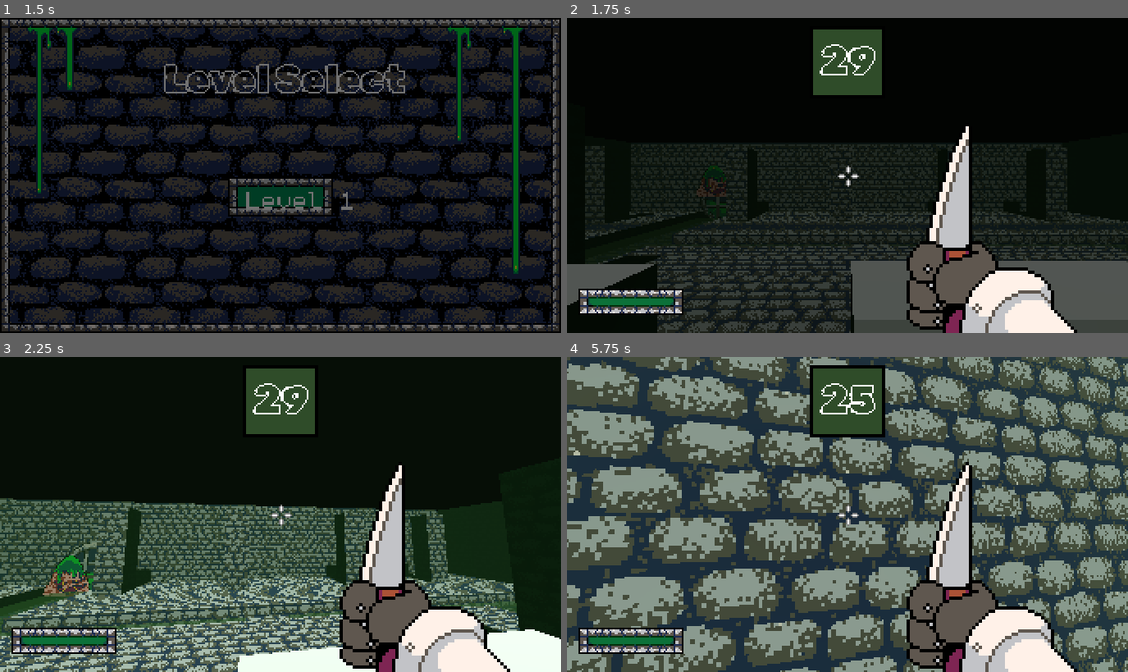
Above: before the commit, frames 1-4 (two rows, left to right).
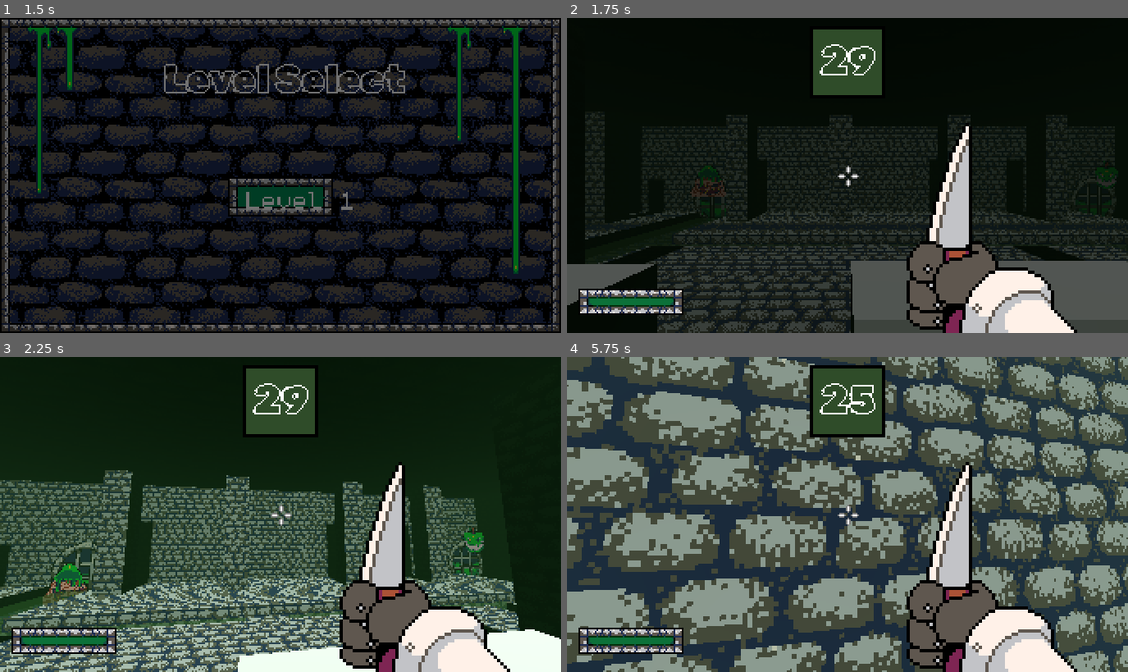
Above: after the commit, the same moments.

Repository: svilinskis1/magic-maker-game
Game: Godot game, scene res://scenes/title.tscn
Two runs of this game, one before a commit and one after it. Both use one fixed random seed, a clock stepped at 60 frames per second and the inputs below.
Inputs (mouse positions are in pixels of both pictures, inside the frame that each line leads up to):
- Up to frame 1 (1.5 s): click "Play" at 0.5 s; click "Level 1" at 1.25 s
- Up to frame 2 (1.75 s): no input
- Up to frame 3 (2.25 s): tap Enter (ui_accept) at 2 s; move the mouse to (308, 514) at 2.02 s; hold W (forward) from 2.03 s (still down); click (308, 514) at 2.1 s
- Up to frame 4 (5.75 s): keep holding W (forward); tap Space (jump) at 2.27, 3.02, 4.52, 5.27 s; move the mouse to (819, 514) at 2.77 s; click (819, 514) at 2.85 s; move the mouse to (858, 508) at 3.52 s; click (858, 508) at 3.6 s; tap Enter (ui_accept) at 4.25 s; move the mouse to (841, 520) at 4.27 s; click (841, 520) at 4.35 s; move the mouse to (886, 517) at 5.02 s; click (886, 517) at 5.1 s

Frame 1 is identical in both runs. In frame 2, 2.6% of the frame differs, in the area x 3-100%, y 29-78%; in frame 3, 14%; in frame 4, 58%, in the area x 0-100%, y 0-100%.

Commit message:
redid level

Diff:
--- a/scenes/level1.tscn
+++ b/scenes/level1.tscn
@@ -32,8 +32,16 @@
 
 [node name="Environment" type="Node3D" parent="."]
 
-[node name="LevelPlane" parent="Environment" instance=ExtResource("8_n16yl")]
-transform = Transform3D(10, 0, 0, 0, 1, 0, 0, 0, 10, 0, 0.553348, 0)
+[node name="Ceiling" parent="Environment" instance=ExtResource("8_n16yl")]
+transform = Transform3D(-15, 8.74228e-08, 0, -1.31134e-06, -1, 0, 0, 0, 15, 5.226, 4.67493, 5.003)
+skeleton = NodePath("../..")
+
+[node name="Ground" parent="Environment" instance=ExtResource("8_n16yl")]
+transform = Transform3D(15, 0, 0, 0, 1, 0, 0, 0, 15, 5.00172, 0.553347, 5.18375)
+skeleton = NodePath("../..")
+
+[node name="Water" parent="Environment" instance=ExtResource("9_aeb3c")]
+transform = Transform3D(30, 0, 0, 0, 1, 0, 0, 0, 30, 3.80302, 0.775959, 5.32129)
 skeleton = NodePath("../..")
 
 [node name="KitchenFloor" parent="Environment" instance=ExtResource("8_n16yl")]
@@ -56,40 +64,248 @@
 skeleton = NodePath("../LevelCube3")
 surface_material_override/0 = SubResource("StandardMaterial3D_ll377")
 
+[node name="Floor1" parent="Environment" instance=ExtResource("9_towi5")]
+transform = Transform3D(3.532, 0, 0, 0, -1, 3.2405e-06, 0, -1.50996e-07, -21.4608, -8.18433, 0.536802, -0.104583)
+skeleton = NodePath("../..")
+
+[node name="Floor2" parent="Environment" instance=ExtResource("9_towi5")]
+transform = Transform3D(14.5863, 0, 0, 0, -1, 3.55508e-07, 0, -8.74228e-08, -4.06654, 2.62056, 0.536801, -7.89363)
+skeleton = NodePath("../..")
+
+[node name="Floor3" parent="Environment" instance=ExtResource("9_towi5")]
+transform = Transform3D(10.2484, 0, 0, 0, -1, 7.61975e-07, 0, -8.74228e-08, -8.71596, 0.698924, 0.536801, -0.596571)
+skeleton = NodePath("../..")
+
+[node name="Floor4" parent="Environment" instance=ExtResource("9_towi5")]
+transform = Transform3D(3.41403, 0, 0, 0, -1, 1.27082e-06, 0, -8.74228e-08, -14.5365, 8.2388, 0.536801, 2.19402)
+skeleton = NodePath("../..")
+
+[node name="Floor5" parent="Environment" instance=ExtResource("9_towi5")]
+transform = Transform3D(11.2212, 0, 0, 0, -1, 4.76489e-07, 0, -8.74228e-08, -5.4504, 0.898505, 0.536801, 7.17309)
+skeleton = NodePath("../..")
+
+[node name="Floor6" parent="Environment" instance=ExtResource("9_towi5")]
+transform = Transform3D(2.68222, 0, 0, 0, -1, 4.78933e-06, 0, -1.50996e-07, -31.7183, 17.391, 0.53, 3.913)
+skeleton = NodePath("../..")
+
+[node name="Floor7" parent="Environment" instance=ExtResource("9_towi5")]
+transform = Transform3D(16.512, 0, 0, 0, -1.00316, 3.58891e-07, 0, -8.76987e-08, -4.10523, 3.792, 0.53, 17.122)
+skeleton = NodePath("../..")
+
+[node name="Floor8" parent="Environment" instance=ExtResource("9_towi5")]
+transform = Transform3D(2.86361, 0, 0, 0, -1, 4.77786e-06, 0, -1.50996e-07, -31.6423, 12.888, 0.53, 3.301)
+skeleton = NodePath("../..")
+
+[node name="Floor9" parent="Environment" instance=ExtResource("9_towi5")]
+transform = Transform3D(2.65816, 0, 0, 0, -1, 8.10435e-07, 0, -8.74228e-08, -9.27029, -7.76303, 0.53, 14.501)
+skeleton = NodePath("../..")
+
+[node name="Floor10" parent="Environment" instance=ExtResource("9_towi5")]
+transform = Transform3D(14.7136, 0, 0, 0, -1, 2.85146e-07, 0, -8.74228e-08, -3.26169, 2.65847, 0.53, 11.427)
+skeleton = NodePath("../..")
+
+[node name="Bridge1" parent="Environment" instance=ExtResource("9_towi5")]
+transform = Transform3D(1, 0, 0, 0, -0.5, 4.04518e-07, 0, -7.54979e-08, -2.679, 0.612127, 0.536801, 3.20564)
+skeleton = NodePath("../..")
+
+[node name="Bridge2" parent="Environment" instance=ExtResource("9_towi5")]
+transform = Transform3D(2.043, 0, 0, 0, -0.5, 1.50996e-07, 0, -7.54979e-08, -1, -5.52159, 0.536801, -0.779003)
+skeleton = NodePath("../..")
+
+[node name="Bridge3" parent="Environment" instance=ExtResource("9_towi5")]
+transform = Transform3D(2.078, 0, 0, 0, -0.5, 1.50996e-07, 0, -7.54979e-08, -1, 5.61873, 0.536801, -0.744639)
+skeleton = NodePath("../..")
+
+[node name="Bridge4" parent="Environment" instance=ExtResource("9_towi5")]
+transform = Transform3D(1, 0, 0, 0, -0.5, 4.11384e-07, 0, -7.54979e-08, -2.72448, 0.599024, 0.536801, -4.55502)
+skeleton = NodePath("../..")
+
+[node name="LevelCube37" parent="Environment" instance=ExtResource("9_towi5")]
+transform = Transform3D(1.821, 0, 0, 0, -0.5, 1.50996e-07, 0, -7.54979e-08, -1, 10.6645, 0.590147, 2.1181)
+skeleton = NodePath("../..")
+
+[node name="LevelCube42" parent="Environment" instance=ExtResource("9_towi5")]
+transform = Transform3D(1, 0, 0, 0, -0.5, 4.00856e-07, 0, -7.54979e-08, -2.65475, 3.21042, 0.590148, 13.8446)
+skeleton = NodePath("../..")
+
+[node name="LevelCube43" parent="Environment" instance=ExtResource("9_towi5")]
+transform = Transform3D(2.14816, 0, 0, 0, -0.5, 1.50996e-07, 0, -7.54979e-08, -1, 15.0339, 0.590147, -2.51066)
+skeleton = NodePath("../..")
+
+[node name="LevelCube44" parent="Environment" instance=ExtResource("9_towi5")]
+transform = Transform3D(2.11435, 0, 0, 0, -0.5, 1.50996e-07, 0, -7.54979e-08, -1, 15.0815, 0.590147, 10.1948)
+skeleton = NodePath("../..")
+
+[node name="Wall1" parent="Environment" instance=ExtResource("9_towi5")]
+transform = Transform3D(0.5, 0, 0, 0, -4, 4.52987e-06, 0, -6.03983e-07, -30, -9.082, 3, 5.144)
+skeleton = NodePath("../..")
+
+[node name="Wall2" parent="Environment" instance=ExtResource("9_towi5")]
+transform = Transform3D(0.5, 0, 0, 0, -4, 4.52987e-06, 0, -6.03983e-07, -30, 18.866, 3, 5.009)
+skeleton = NodePath("../..")
+
+[node name="Wall3" parent="Environment" instance=ExtResource("9_towi5")]
+transform = Transform3D(30, 0, 0, 0, -4, 7.54979e-08, 0, -6.03983e-07, -0.5, 4.454, 3, -9.451)
+skeleton = NodePath("../..")
+
+[node name="Wall4" parent="Environment" instance=ExtResource("9_towi5")]
+transform = Transform3D(30, 0, 0, 0, -4, 7.54979e-08, 0, -6.03983e-07, -0.5, 4.837, 3, 19.368)
+skeleton = NodePath("../..")
+
+[node name="LevelCube34" parent="Environment" instance=ExtResource("9_towi5")]
+transform = Transform3D(2.26183e-08, -2.64009e-14, 5, -7.81321e-08, -4, 8.38345e-21, 0.517445, -6.03983e-07, -2.18557e-07, 8.93646, 3, 9.601)
+skeleton = NodePath("../..")
+
+[node name="LevelCube35" parent="Environment" instance=ExtResource("9_towi5")]
+transform = Transform3D(0.5, 0, 0, 0, -4, 1.50996e-06, 0, -6.03983e-07, -10, 11.6888, 3, -4.229)
+skeleton = NodePath("../..")
+
+[node name="LevelCube36" parent="Environment" instance=ExtResource("9_towi5")]
+transform = Transform3D(0.5, 0, 0, 0, -4, 1.92912e-06, 0, -6.03983e-07, -12.776, 11.689, 3, 9.946)
+skeleton = NodePath("../..")
+
+[node name="LevelCube38" parent="Environment" instance=ExtResource("9_towi5")]
+transform = Transform3D(-3.77489e-08, 3.49691e-07, -11.3295, -4.37114e-08, -4, -9.90456e-07, -0.5, 3.49691e-07, 8.55353e-07, -1.47014, 3, 9.601)
+skeleton = NodePath("../..")
+
+[node name="LevelCube41" parent="Environment" instance=ExtResource("9_towi5")]
+transform = Transform3D(0.5, 0, 0, 0, -4, 2.38271e-07, 0, -6.03983e-07, -1.578, 11.689, 3, 18.585)
+skeleton = NodePath("../..")
+
+[node name="Pillar1" parent="Environment" instance=ExtResource("9_towi5")]
+transform = Transform3D(0.75, 0, 0, 0, -4, 1.13247e-07, 0, -6.03983e-07, -0.75, 4.01363, 3.0368, -2.64962)
+skeleton = NodePath("../..")
+
+[node name="Pillar2" parent="Environment" instance=ExtResource("9_towi5")]
+transform = Transform3D(0.75, 0, 0, 0, -4, 1.13247e-07, 0, -6.03983e-07, -0.75, 4.08206, 3.0368, 1.29127)
+skeleton = NodePath("../..")
+
+[node name="Pillar3" parent="Environment" instance=ExtResource("9_towi5")]
+transform = Transform3D(0.75, 0, 0, 0, -4, 1.13247e-07, 0, -6.03983e-07, -0.75, -3.79533, 3.0368, -7.82868)
+skeleton = NodePath("../..")
+
+[node name="Pillar4" parent="Environment" instance=ExtResource("9_towi5")]
+transform = Transform3D(0.75, 0, 0, 0, -4, 1.13247e-07, 0, -6.03983e-07, -0.75, -3.356, 3.037, 7)
+skeleton = NodePath("../..")
+
+[node name="Pillar5" parent="Environment" instance=ExtResource("9_towi5")]
+transform = Transform3D(0.75, 0, 0, 0, -4, 1.13247e-07, 0, -6.03983e-07, -0.75, 7.81732, 3.0368, -2.2976)
+skeleton = NodePath("../..")
+
+[node name="Pillar6" parent="Environment" instance=ExtResource("9_towi5")]
+transform = Transform3D(0.75, 0, 0, 0, -4, 1.13247e-07, 0, -6.03983e-07, -0.75, -3.96449, 3.0368, -2.84086)
+skeleton = NodePath("../..")
+
+[node name="Pillar7" parent="Environment" instance=ExtResource("9_towi5")]
+transform = Transform3D(0.75, 0, 0, 0, -4, 1.13247e-07, 0, -6.03983e-07, -0.75, -4.1012, 2.59015, 1.37757)
+skeleton = NodePath("../..")
+
+[node name="Pillar8" parent="Environment" instance=ExtResource("9_towi5")]
+transform = Transform3D(0.75, 0, 0, 0, -4, 1.13247e-07, 0, -6.03983e-07, -0.75, 1.122, 3.037, 7)
+skeleton = NodePath("../..")
+
+[node name="Pillar9" parent="Environment" instance=ExtResource("9_towi5")]
+transform = Transform3D(0.75, 0, 0, 0, -4, 1.13247e-07, 0, -6.03983e-07, -0.75, -8.00855, 3.0368, 6.89472)
+skeleton = NodePath("../..")
+
+[node name="Pillar10" parent="Environment" instance=ExtResource("9_towi5")]
+transform = Transform3D(0.75, 0, 0, 0, -4, 1.13247e-07, 0, -6.03983e-07, -0.75, -8.07771, 3.0368, -2.47589)
+skeleton = NodePath("../..")
+
+[node name="Pillar11" parent="Environment" instance=ExtResource("9_towi5")]
+transform = Transform3D(0.75, 0, 0, 0, -4, 1.13247e-07, 0, -6.03983e-07, -0.75, -8.02608, 3.0368, 2.97747)
+skeleton = NodePath("../..")
+
+[node name="Pillar12" parent="Environment" instance=ExtResource("9_towi5")]
+transform = Transform3D(0.75, 0, 0, 0, -4, 1.13247e-07, 0, -6.03983e-07, -0.75, 7.17401, 3.0368, -7.82517)
+skeleton = NodePath("../..")
+
+[node name="Pillar13" parent="Environment" instance=ExtResource("9_towi5")]
+transform = Transform3D(0.75, 0, 0, 0, -4, 1.13247e-07, 0, -6.03983e-07, -0.75, -8.20273, 3.0368, -7.40851)
+skeleton = NodePath("../..")
+
+[node name="Pillar14" parent="Environment" instance=ExtResource("9_towi5")]
+transform = Transform3D(0.75, 0, 0, 0, -4, 1.13247e-07, 0, -6.03983e-07, -0.75, -0.226864, 3.0368, -7.81754)
+skeleton = NodePath("../..")
+
+[node name="Pillar15" parent="Environment" instance=ExtResource("9_towi5")]
+transform = Transform3D(0.75, 0, 0, 0, -4, 1.13247e-07, 0, -6.03983e-07, -0.75, 3.8416, 3.0368, -7.85123)
+skeleton = NodePath("../..")
+
+[node name="Pillar16" parent="Environment" instance=ExtResource("9_towi5")]
+transform = Transform3D(0.75, 0, 0, 0, -4, 1.13247e-07, 0, -6.03983e-07, -0.75, 5.973, 3.037, 7)
+skeleton = NodePath("../..")
+
+[node name="Pillar17" parent="Environment" instance=ExtResource("9_towi5")]
+transform = Transform3D(0.75, 0, 0, 0, -4, 1.13247e-07, 0, -6.03983e-07, -0.75, 7.96546, 3.0368, 1.97278)
+skeleton = NodePath("../..")
+
 [node name="LevelCube" parent="Environment" instance=ExtResource("9_towi5")]
-transform = Transform3D(3.532, 0, 0, 0, -1, 3.01992e-06, 0, -1.50996e-07, -20, -8.18433, 0.536802, -0.104583)
+transform = Transform3D(0.75, 0, 0, 0, -4, 1.13247e-07, 0, -6.03983e-07, -0.75, 7.71, 3.09015, 11.4)
 skeleton = NodePath("../..")
 
 [node name="LevelCube2" parent="Environment" instance=ExtResource("9_towi5")]
-transform = Transform3D(14.5863, 0, 0, 0, -1, 3.55508e-07, 0, -8.74228e-08, -4.06654, 2.62056, 0.536801, -7.89363)
+transform = Transform3D(0.75, 0, 0, 0, -4, 1.13247e-07, 0, -6.03983e-07, -0.75, -2.479, 3.09, 11.4)
 skeleton = NodePath("../..")
 
 [node name="LevelCube3" parent="Environment" instance=ExtResource("9_towi5")]
-transform = Transform3D(10.2484, 0, 0, 0, -1, 7.61975e-07, 0, -8.74228e-08, -8.71596, 0.698924, 0.536801, -0.596571)
+transform = Transform3D(0.75, 0, 0, 0, -4, 1.13247e-07, 0, -6.03983e-07, -0.75, 3.28833, 3.09015, 11.4)
 skeleton = NodePath("../..")
 
 [node name="LevelCube4" parent="Environment" instance=ExtResource("9_towi5")]
-transform = Transform3D(3.41403, 0, 0, 0, -1, 1.21284e-06, 0, -8.74228e-08, -13.8733, 8.2388, 0.536801, 3.04606)
+transform = Transform3D(0.75, 0, 0, 0, -4, 1.13247e-07, 0, -6.03983e-07, -0.75, -2.231, 3.09, 17.2)
 skeleton = NodePath("../..")
 
 [node name="LevelCube5" parent="Environment" instance=ExtResource("9_towi5")]
-transform = Transform3D(11.2212, 0, 0, 0, -1, 4.76489e-07, 0, -8.74228e-08, -5.4504, 0.898505, 0.536801, 7.17309)
+transform = Transform3D(0.75, 0, 0, 0, -4, 1.13247e-07, 0, -6.03983e-07, -0.75, 1.215, 3.09015, 17.2)
 skeleton = NodePath("../..")
 
 [node name="LevelCube6" parent="Environment" instance=ExtResource("9_towi5")]
-transform = Transform3D(1, 0, 0, 0, -0.5, 4.04518e-07, 0, -7.54979e-08, -2.679, 0.612127, 0.536801, 3.20564)
+transform = Transform3D(0.75, 0, 0, 0, -4, 1.13247e-07, 0, -6.03983e-07, -0.75, 5.08178, 3.09, 17.2)
 skeleton = NodePath("../..")
 
 [node name="LevelCube7" parent="Environment" instance=ExtResource("9_towi5")]
-transform = Transform3D(2.043, 0, 0, 0, -0.5, 1.50996e-07, 0, -7.54979e-08, -1, -5.52159, 0.536801, -0.779003)
+transform = Transform3D(0.75, 0, 0, 0, -4, 1.13247e-07, 0, -6.03983e-07, -0.75, 9.182, 3.09, 17.2)
 skeleton = NodePath("../..")
 
 [node name="LevelCube8" parent="Environment" instance=ExtResource("9_towi5")]
-transform = Transform3D(2.078, 0, 0, 0, -0.5, 1.50996e-07, 0, -7.54979e-08, -1, 5.61873, 0.536801, -0.744639)
+transform = Transform3D(0.75, 0, 0, 0, -4, 1.13247e-07, 0, -6.03983e-07, -0.75, -7.6, 3.09015, 17.363)
 skeleton = NodePath("../..")
 
 [node name="LevelCube9" parent="Environment" instance=ExtResource("9_towi5")]
-transform = Transform3D(1, 0, 0, 0, -0.5, 4.11384e-07, 0, -7.54979e-08, -2.72448, 0.599024, 0.536801, -4.55502)
+transform = Transform3D(0.75, 0, 0, 0, -4, 1.13247e-07, 0, -6.03983e-07, -0.75, -7.6, 3.09, 11.4)
+skeleton = NodePath("../..")
+
+[node name="LevelCube10" parent="Environment" instance=ExtResource("9_towi5")]
+transform = Transform3D(0.75, 0, 0, 0, -4, 1.13247e-07, 0, -6.03983e-07, -0.75, 13.1, 3.09, -4.37)
+skeleton = NodePath("../..")
+
+[node name="LevelCube11" parent="Environment" instance=ExtResource("9_towi5")]
+transform = Transform3D(0.75, 0, 0, 0, -4, 1.13247e-07, 0, -6.03983e-07, -0.75, 17.35, 3.09, -4.36987)
+skeleton = NodePath("../..")
+
+[node name="LevelCube12" parent="Environment" instance=ExtResource("9_towi5")]
+transform = Transform3D(0.75, 0, 0, 0, -4, 1.13247e-07, 0, -6.03983e-07, -0.75, 13.1, 2.59, 7.85)
+skeleton = NodePath("../..")
+
+[node name="LevelCube13" parent="Environment" instance=ExtResource("9_towi5")]
+transform = Transform3D(0.75, 0, 0, 0, -4, 1.13247e-07, 0, -6.03983e-07, -0.75, 13.1, 3.09, -0.245282)
+skeleton = NodePath("../..")
+
+[node name="LevelCube14" parent="Environment" instance=ExtResource("9_towi5")]
+transform = Transform3D(0.75, 0, 0, 0, -4, 1.13247e-07, 0, -6.03983e-07, -0.75, 17.35, 3.09, 7.85044)
+skeleton = NodePath("../..")
+
+[node name="LevelCube15" parent="Environment" instance=ExtResource("9_towi5")]
+transform = Transform3D(0.75, 0, 0, 0, -4, 1.13247e-07, 0, -6.03983e-07, -0.75, 17.35, 3.09, -0.245)
+skeleton = NodePath("../..")
+
+[node name="LevelCube16" parent="Environment" instance=ExtResource("9_towi5")]
+transform = Transform3D(0.75, 0, 0, 0, -4, 1.13247e-07, 0, -6.03983e-07, -0.75, 17.35, 3.09, 12.5275)
+skeleton = NodePath("../..")
+
+[node name="LevelCube17" parent="Environment" instance=ExtResource("9_towi5")]
+transform = Transform3D(0.75, 0, 0, 0, -4, 1.13247e-07, 0, -6.03983e-07, -0.75, 13.1, 2.59, 12.528)
 skeleton = NodePath("../..")
 
 [node name="WorldEnvironment" type="WorldEnvironment" parent="."]
@@ -128,82 +344,24 @@
 theme_override_font_sizes/font_size = 24
 text = "99"
 
+[node name="Spawner" parent="." instance=ExtResource("6_abxav")]
+transform = Transform3D(1, 0, 0, 0, 1, 0, 0, 0, 1, 10.484, 1.5, -9.14304)
+enemy_scene = ExtResource("2_3aokm")
+
 [node name="Spawner2" parent="." instance=ExtResource("6_abxav")]
-transform = Transform3D(1, 0, 0, 0, 1, 0, 0, 0, 1, -5.429, 1.5, -9.368)
+transform = Transform3D(1, 0, 0, 0, 1, 0, 0, 0, 1, -5.53944, 1.5, -9.15066)
 enemy_scene = ExtResource("4_0uv3y")
 
-[node name="Water" parent="." instance=ExtResource("9_aeb3c")]
-transform = Transform3D(19.1571, 0, 0, 0, 1, 0, 0, 0, 18.4676, 0.194698, 0.775959, -0.0135125)
-
-[node name="LevelCube" parent="." instance=ExtResource("9_towi5")]
-transform = Transform3D(0.5, 0, 0, 0, -3, 3.01992e-06, 0, -4.52987e-07, -20, -9.70704, 2.5368, -0.0820358)
-
-[node name="LevelCube2" parent="." instance=ExtResource("9_towi5")]
-transform = Transform3D(0.5, 0, 0, 0, -3, 3.01992e-06, 0, -4.52987e-07, -20, 9.68908, 2.5368, 0.0178971)
-
-[node name="LevelCube3" parent="." instance=ExtResource("9_towi5")]
-transform = Transform3D(20, 0, 0, 0, -3, 7.54979e-08, 0, -4.52987e-07, -0.5, -0.0351282, 2.5368, -9.63172)
-
-[node name="LevelCube4" parent="." instance=ExtResource("9_towi5")]
-transform = Transform3D(20, 0, 0, 0, -3, 7.54979e-08, 0, -4.52987e-07, -0.5, 0.0371006, 2.5368, 9.75153)
-
-[node name="Spawner" parent="." instance=ExtResource("6_abxav")]
-transform = Transform3D(-4.37114e-08, 0, -1, 0, 1, 0, 1, 0, -4.37114e-08, 9.407, 1.5, -4.788)
+[node name="Spawner3" parent="." instance=ExtResource("6_abxav")]
+transform = Transform3D(-1, 0, -8.74228e-08, 0, 1, 0, 8.74228e-08, 0, -1, -5.40065, 1.5, 19.1154)
 enemy_scene = ExtResource("2_3aokm")
 
-[node name="Spawner3" parent="." instance=ExtResource("6_abxav")]
-transform = Transform3D(-1, 0, -8.74228e-08, 0, 1, 0, 8.74228e-08, 0, -1, -5.537, 1.5, 9.375)
+[node name="Spawner4" parent="." instance=ExtResource("6_abxav")]
+transform = Transform3D(1, 0, 0, 0, 1, 0, 0, 0, 1, 15.1688, 1.56297, -9.18535)
+enemy_scene = ExtResource("4_0uv3y")
+
+[node name="Spawner5" parent="." instance=ExtResource("6_abxav")]
+transform = Transform3D(-1, 0, -8.74228e-08, 0, 1, 0, 8.74228e-08, 0, -1, 15.1159, 1.54504, 19.0583)
 enemy_scene = ExtResource("2_3aokm")
 
-[node name="LevelCube5" parent="." instance=ExtResource("9_towi5")]
-transform = Transform3D(0.75, 0, 0, 0, -2.5, 1.13247e-07, 0, -3.77489e-07, -0.75, 4.01363, 2.2868, -2.64962)
-
-[node name="LevelCube6" parent="." instance=ExtResource("9_towi5")]
-transform = Transform3D(0.75, 0, 0, 0, -2.5, 1.13247e-07, 0, -3.77489e-07, -0.75, 4.08206, 2.2868, 1.29127)
-
-[node name="LevelCube7" parent="." instance=ExtResource("9_towi5")]
-transform = Transform3D(0.75, 0, 0, 0, -2.5, 1.13247e-07, 0, -3.77489e-07, -0.75, -3.79533, 2.2868, -7.82868)
-
-[node name="LevelCube8" parent="." instance=ExtResource("9_towi5")]
-transform = Transform3D(0.75, 0, 0, 0, -2.5, 1.13247e-07, 0, -3.77489e-07, -0.75, -3.35596, 2.2868, 7.21258)
-
-[node name="LevelCube9" parent="." instance=ExtResource("9_towi5")]
-transform = Transform3D(0.75, 0, 0, 0, -2.5, 1.13247e-07, 0, -3.77489e-07, -0.75, 7.81732, 2.2868, -2.2976)
-
-[node name="LevelCube10" parent="." instance=ExtResource("9_towi5")]
-transform = Transform3D(0.75, 0, 0, 0, -2.5, 1.13247e-07, 0, -3.77489e-07, -0.75, -3.96449, 2.2868, -2.84086)
-
-[node name="LevelCube11" parent="." instance=ExtResource("9_towi5")]
-transform = Transform3D(0.75, 0, 0, 0, -2.5, 1.13247e-07, 0, -3.77489e-07, -0.75, -4.1012, 1.84015, 1.37757)
-
-[node name="LevelCube12" parent="." instance=ExtResource("9_towi5")]
-transform = Transform3D(0.75, 0, 0, 0, -2.5, 1.13247e-07, 0, -3.77489e-07, -0.75, 1.12222, 2.2868, 7.18131)
-
-[node name="LevelCube13" parent="." instance=ExtResource("9_towi5")]
-transform = Transform3D(0.75, 0, 0, 0, -2.5, 1.13247e-07, 0, -3.77489e-07, -0.75, -8.00855, 2.2868, 6.89472)
-
-[node name="LevelCube14" parent="." instance=ExtResource("9_towi5")]
-transform = Transform3D(0.75, 0, 0, 0, -2.5, 1.13247e-07, 0, -3.77489e-07, -0.75, -8.07771, 2.2868, -2.47589)
-
-[node name="LevelCube15" parent="." instance=ExtResource("9_towi5")]
-transform = Transform3D(0.75, 0, 0, 0, -2.5, 1.13247e-07, 0, -3.77489e-07, -0.75, -8.02608, 2.2868, 2.97747)
-
-[node name="LevelCube16" parent="." instance=ExtResource("9_towi5")]
-transform = Transform3D(0.75, 0, 0, 0, -2.5, 1.13247e-07, 0, -3.77489e-07, -0.75, 7.17401, 2.2868, -7.82517)
-
-[node name="LevelCube17" parent="." instance=ExtResource("9_towi5")]
-transform = Transform3D(0.75, 0, 0, 0, -2.5, 1.13247e-07, 0, -3.77489e-07, -0.75, -8.20273, 2.2868, -7.40851)
-
-[node name="LevelCube18" parent="." instance=ExtResource("9_towi5")]
-transform = Transform3D(0.75, 0, 0, 0, -2.5, 1.13247e-07, 0, -3.77489e-07, -0.75, -0.226864, 2.2868, -7.81754)
-
-[node name="LevelCube19" parent="." instance=ExtResource("9_towi5")]
-transform = Transform3D(0.75, 0, 0, 0, -2.5, 1.13247e-07, 0, -3.77489e-07, -0.75, 3.8416, 2.2868, -7.85123)
-
-[node name="LevelCube20" parent="." instance=ExtResource("9_towi5")]
-transform = Transform3D(0.75, 0, 0, 0, -2.5, 1.13247e-07, 0, -3.77489e-07, -0.75, 5.9733, 2.2868, 7.41829)
-
-[node name="LevelCube21" parent="." instance=ExtResource("9_towi5")]
-transform = Transform3D(0.75, 0, 0, 0, -2.5, 1.13247e-07, 0, -3.77489e-07, -0.75, 7.96546, 2.2868, 1.97278)
-
 [connection signal="timeout" from="UI/Timer" to="." method="_on_timer_timeout"]
Not shown: 1 places in scenes/title.tscn that only renumber resources
